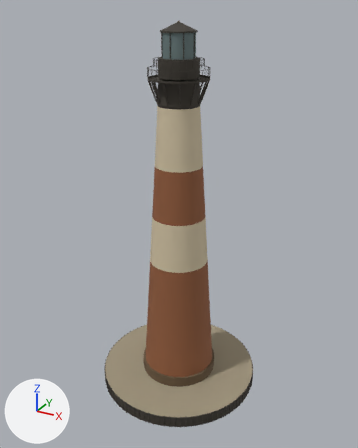
An edit to the glTF model public/models/buildings/morris-island-lighthouse-near.glb, drawn before and after from the same camera.
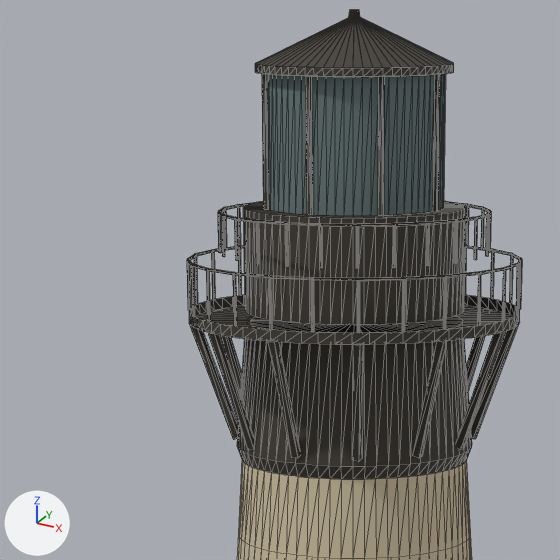
Each version is shown whole from a camera (50 mm lens) standing at (28.9, -52.6, 50.5) and looking at (0.1, -0.1, 24.3), then close up on the part from 31% to 61% of the width and 4% to 28% of the height. The axes (+X, +Y, +Z) are drawn at lower left. The lights are the same throughout. The older version's two pictures come first. The close-ups show mesh edges as thin lines. Where no turn or scale is listed for an object, it has been applied to the vertices. Vertices at exactly the same position are counted once.

In view in the first close-up: 'morris-island-lighthouse-0-glass', 'morris-island-lighthouse-0-iron', 'morris-island-lighthouse-0-white' and 1 more.
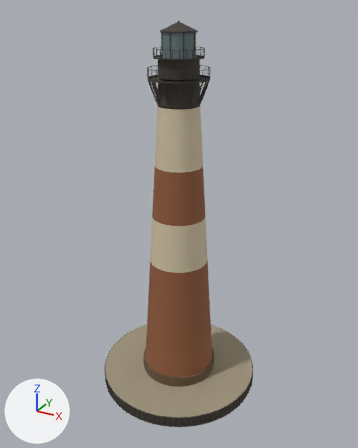
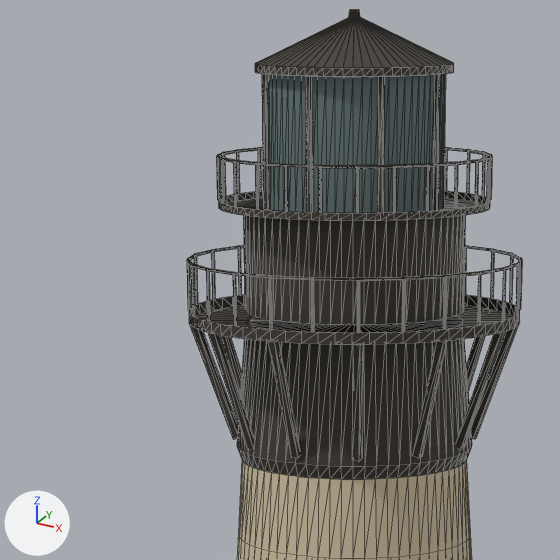
What the commit changed:
me_mesh_0 is used by ob_morris_island_lighthouse_0_iron; location (0.0, 0.0, 24.53).
me_mesh_0 had 2466 vertices, 3568 faces and spanned x -11.0..11.0, y -11.1..11.1, z -24.5..24.4.
me_mesh_0 now has 2594 vertices, 3696 faces and spans x -11.0..11.0, y -11.1..11.1, z -24.5..24.4.
me_mesh_0 part 1: 384 vertices moved from x -3.0..3.0, y -3.0..3.0, z 19.6..20.5 to x -3.0..3.0, y -3.0..3.0, z 20.7..21.6; 128 vertices added at x -3.0..3.0, y -3.0..3.0, z 20.6..20.7.

Changed parts and their boxes (x1, y1, x2, y2) in the close-ups (560 x 560 px; the box of a moved part takes in the faces that stretch with it):
part 1 of me_mesh_0, moved or reshaped: before (218, 202, 491, 268); after (216, 147, 492, 221)
